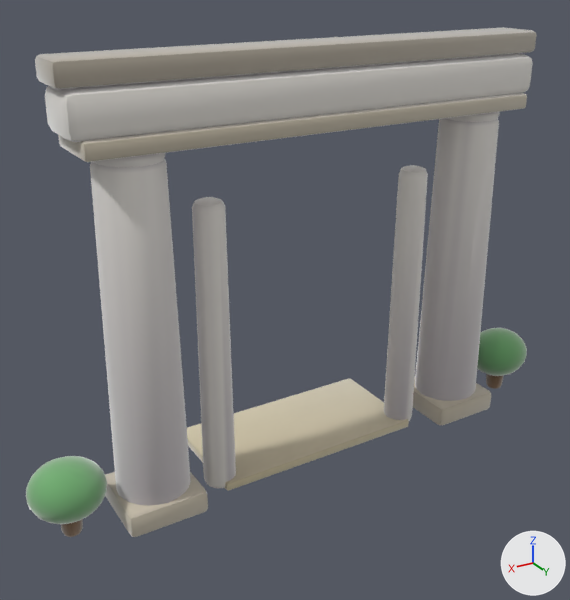
One commit to the glTF model assets/models/gates/dbd01ea1.glb: the scene before it, then after it.
One viewpoint serves both versions: a camera (50 mm lens) standing at (4.15, 6.28, 5.04) and looking at (0.18, -0.33, 1.74). The axes (+X, +Y, +Z) are drawn at lower right. The lights are the same throughout. The older version comes first. Vertices at exactly the same position are counted once.

The older version as bpy lines, for what is in view:
```python
me_gate_dbd01ea1 = bpy.data.meshes.new('gate_dbd01ea1')
me_gate_dbd01ea1.from_pydata(...)  # 1884 vertices, 3704 faces; spans x -3.13..3.13, y -1.0..0.41, z -0.01..4.38
# faces by material slot: [1996, 324, 108, 880, 288, 108]
me_gate_dbd01ea1.materials.append(mat_clay__f4f0e9_0_93)
me_gate_dbd01ea1.materials.append(mat_clay__cfc5b0_0_93)
me_gate_dbd01ea1.materials.append(mat_clay__b9b0a0_0_93)
me_gate_dbd01ea1.materials.append(mat_clay__6faf6f_0_95)
me_gate_dbd01ea1.materials.append(mat_clay__8a6844_0_92)
me_gate_dbd01ea1.materials.append(mat_clay__d8cca8_0_93)
ob_gate_dbd01ea1 = bpy.data.objects.new('gate_dbd01ea1', me_gate_dbd01ea1)
ob_gate_dbd01ea1.location = (0.0, 0.0, 0.0)
```
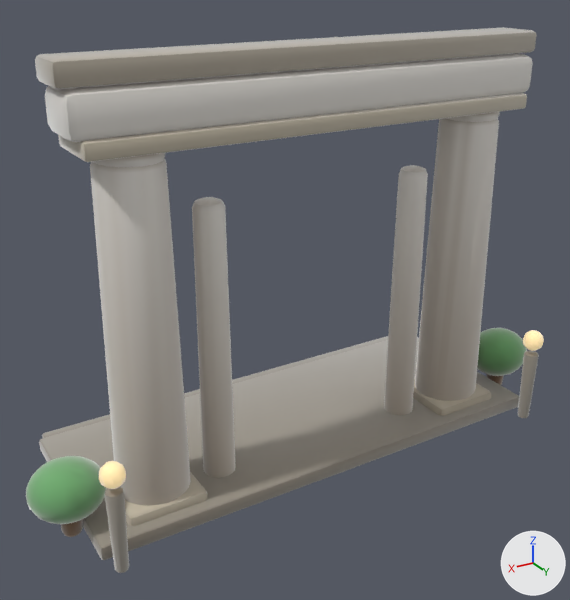
Pixel boxes [x1, y1, x2, y2] of what changed, in the pictures (570 x 600 px):
'gate_dbd01ea1', reshaped (7% taller)
    before: [26, 27, 537, 537]
    after: [26, 27, 544, 573]
part 1 of me_gate_dbd01ea1, added (mostly hidden)
    after: [42, 336, 388, 438]
part 2 of me_gate_dbd01ea1, added
    after: [518, 351, 539, 418]
part 3 of me_gate_dbd01ea1, added
    after: [104, 487, 129, 573]
part 4 of me_gate_dbd01ea1, added
    after: [39, 337, 519, 560]
part 5 of me_gate_dbd01ea1, added
    after: [523, 330, 544, 351]
part 6 of me_gate_dbd01ea1, added (beige)
    after: [99, 461, 126, 489]
part 7 of me_gate_dbd01ea1, edited (looks the same)
    both: [26, 32, 537, 537]

The change, as a diff of the scene's bpy script:
```diff
--- a/assets/models/gates/dbd01ea1.glb.py
+++ b/assets/models/gates/dbd01ea1.glb.py
@@ mat_clay__b9b2a2_0_93 @@
+mat_clay__b9b2a2_0_93 = bpy.data.materials.new('clay_#B9B2A2_0.93_-')
+# nodes: BsdfPrincipled, Mix, OutputMaterial, VertexColor
+# colours: grey #b9b2a2, mixed with the vertex colours
@@ mat_clay__ffe2a8_0_95__ffe2a8 @@
+mat_clay__ffe2a8_0_95__ffe2a8 = bpy.data.materials.new('clay_#FFE2A8_0.95_#FFE2A8')
+# nodes: BsdfPrincipled, Mix, OutputMaterial, VertexColor
+# colours: beige #bca67a, beige #ffe2a8, mixed with the vertex colours
@@ mat_clay__9e978a_0_93 @@
+mat_clay__9e978a_0_93 = bpy.data.materials.new('clay_#9E978A_0.93_-')
+# nodes: BsdfPrincipled, Mix, OutputMaterial, VertexColor
+# colours: grey #9e978a, mixed with the vertex colours
@@ me_gate_dbd01ea1 @@
 # used by ob_gate_dbd01ea1; location = (0.0, 0.0, 0.0)
-me_gate_dbd01ea1.from_pydata(...)  # 1884 vertices, 3704 faces; spans x -3.13..3.13, y -1.0..0.41, z -0.01..4.38
+me_gate_dbd01ea1.from_pydata(...)  # 2384 vertices, 4676 faces; spans x -3.13..3.13, y -1.71..0.84, z -0.01..4.38
+# me_gate_dbd01ea1 part 1: the loose piece of 56 vertices spanning x -2.38..2.38, y -0.35..0.35, z 3.6..3.77 is copied, and the copy is multiplied about its middle by the matrix ((1.085, -0.004, 0.001), (-0.001, 0.469, 0.0), (-0.001, -0.002, 0.751)), then moved by (0.0, -1.54, -3.62), in mat_clay__9e978a_0_93; it spans x -2.58..2.58, y -1.71..-1.37, z 0.0..0.12
+# me_gate_dbd01ea1 part 2: a new loose piece of 114 vertices spanning x -2.61..-2.45, y 0.63..0.8, z 0.01..0.85, in mat_clay__9e978a_0_93
+# me_gate_dbd01ea1 part 3: a new loose piece of 114 vertices spanning x 2.44..2.61, y 0.64..0.8, z 0.0..0.86, in mat_clay__9e978a_0_93
+# me_gate_dbd01ea1 part 4: a new loose piece of 56 vertices spanning x -2.65..2.65, y -1.55..0.55, z 0.0..0.16, in mat_clay__9e978a_0_93
+# me_gate_dbd01ea1 part 5: a new loose piece of 52 vertices spanning x -2.65..-2.41, y 0.6..0.83, z 0.9..1.14, in mat_clay__ffe2a8_0_95__ffe2a8
+# me_gate_dbd01ea1 part 6: a new loose piece of 52 vertices spanning x 2.41..2.64, y 0.61..0.84, z 0.9..1.14, in mat_clay__ffe2a8_0_95__ffe2a8
+# me_gate_dbd01ea1 part 7: 3564 kept faces spanning x -3.13..3.13, y -1.0..0.41, z -0.01..4.37 get new vertex colours
+# other edits to the shape of me_gate_dbd01ea1 do not show in these pictures
 me_gate_dbd01ea1.materials.append(mat_clay__f4f0e9_0_93)
@@ me_gate_dbd01ea1 @@
 me_gate_dbd01ea1.materials.append(mat_clay__d8cca8_0_93)
+me_gate_dbd01ea1.materials.append(mat_clay__9e978a_0_93)
+me_gate_dbd01ea1.materials.append(mat_clay__b9b2a2_0_93)
+me_gate_dbd01ea1.materials.append(mat_clay__ffe2a8_0_95__ffe2a8)
```
